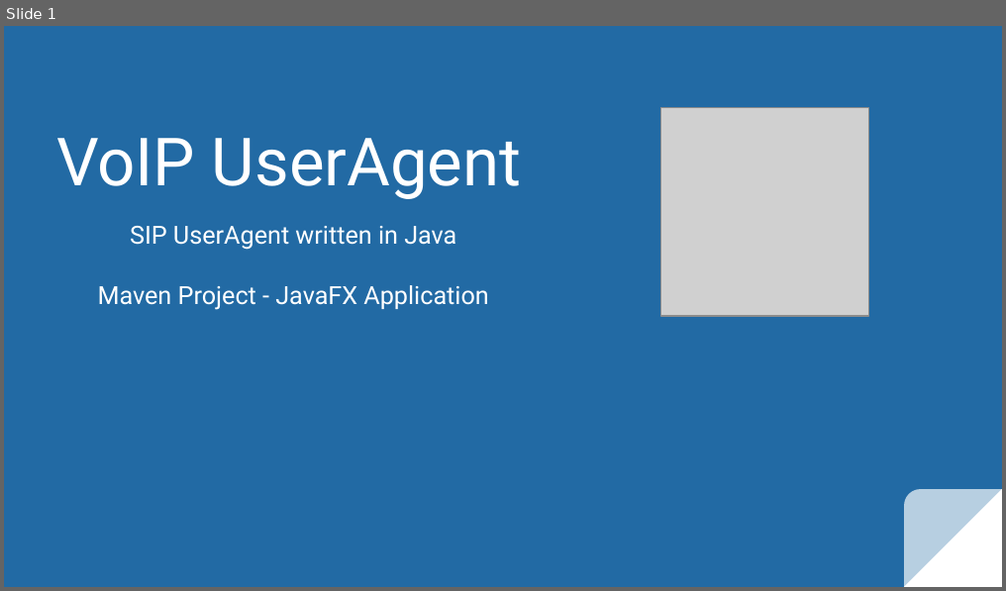
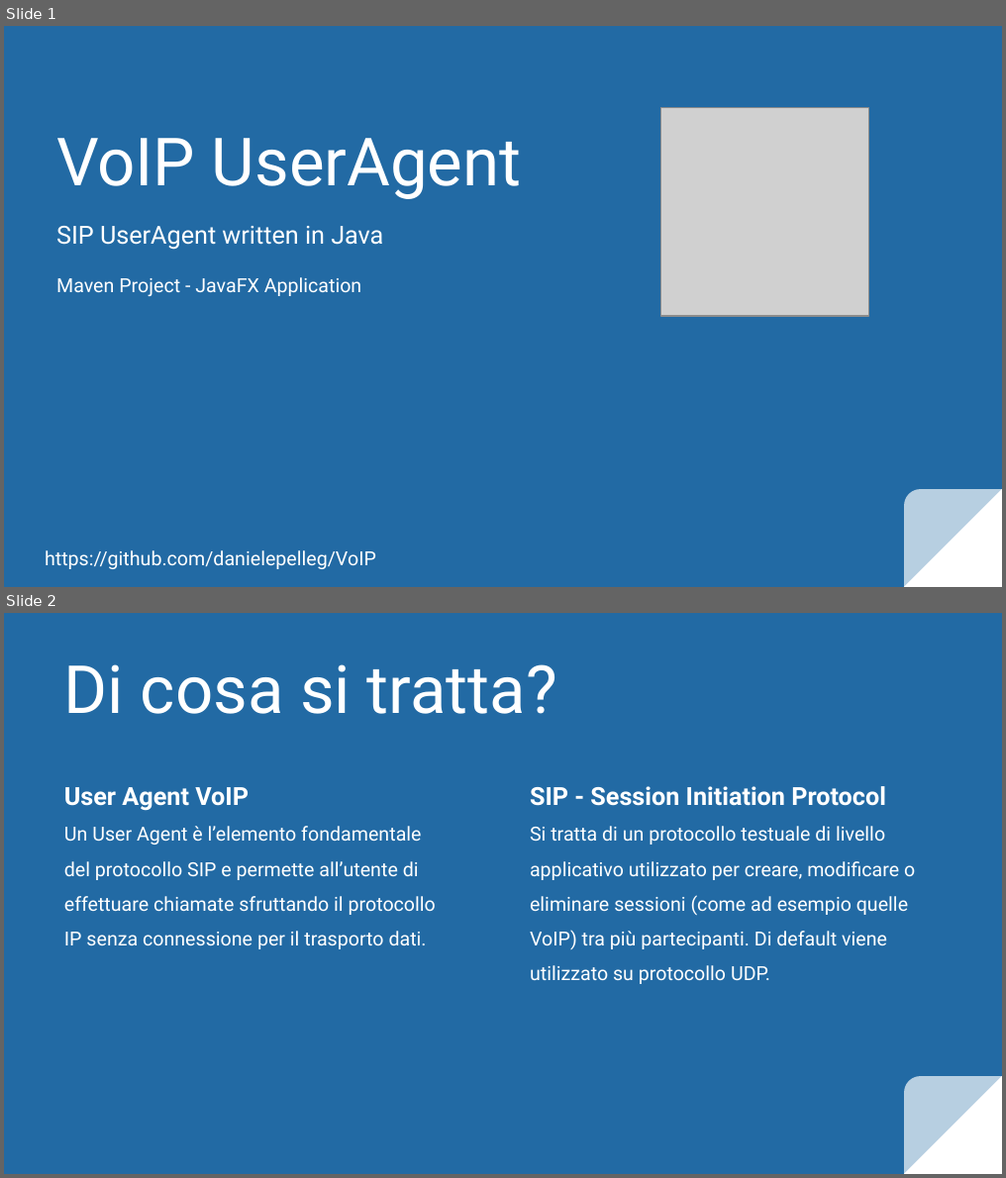
Before and after one commit to danielepelleg/VoIP, a slide deck: Documentation/VoIP UserAgent - Presentation.pptx. Shown one above the other, each under a label of ours: slide 1 before the commit, slides 1 and 2 after it. The pictures are 1006x591 and 1006x1178 pixels, drawn with LibreOffice and Linux fonts; fonts in the diff are those of the drawing; grey boxes stand for pictures. Boxes give left, top, right and bottom in pixels: in the first picture for what was removed or moved away, otherwise in the second. Text is boxed around its words. In the diff, an @@ line names an element or a change of style, - is before the commit and + after.

```diff
--- a/Documentation/VoIP UserAgent - Presentation.pptx
+++ b/Documentation/VoIP UserAgent - Presentation.pptx
@@ slide 2 added at [4,613,1002,1174], background #226AA4; not listed: 2 template elements that a slide beside it also shows @@
@@ title added at [64,664,557,714], 48 pt, text #FFFFFF @@
+Di cosa si tratta?
@@ subtitle added at [64,787,436,950], 14 pt, text #FFFFFF @@
+User Agent VoIP
+Un User Agent è l’elemento fondamentale del protocollo SIP e permette all’utente di effettuare chiamate sfruttando il protocollo IP senza connessione per il trasporto dati.
@@ text added at [530,786,915,984], 14 pt, text #FFFFFF @@
+SIP - Session Initiation Protocol
+Si tratta di un protocollo testuale di livello applicativo utilizzato per creare, modificare o eliminare sessioni (come ad esempio quelle VoIP) tra più partecipanti. Di default viene utilizzato su protocollo UDP.
@@ slide 1 changed as well @@
@@ subtitle "SIP UserAgent written in Java" at [56,226,383,296]: size 18 to 14 pt in "Maven Project - JavaFX Application"; alignment centre to justified @@
@@ text added at [45,551,376,570], 14 pt, text #FFFFFF @@
+https://github.com/danielepelleg/VoIP
```
Also in this commit, not shown: 7 other slides changed, 13 other slides added, 5 slides removed, 4 other files.
